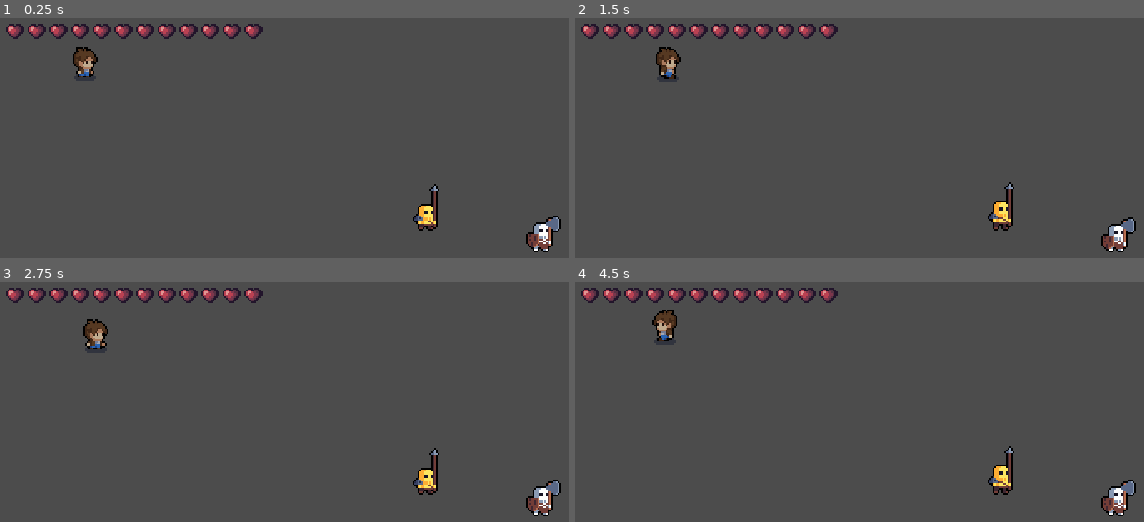
Above: before the commit, frames 1-4 (two rows, left to right).
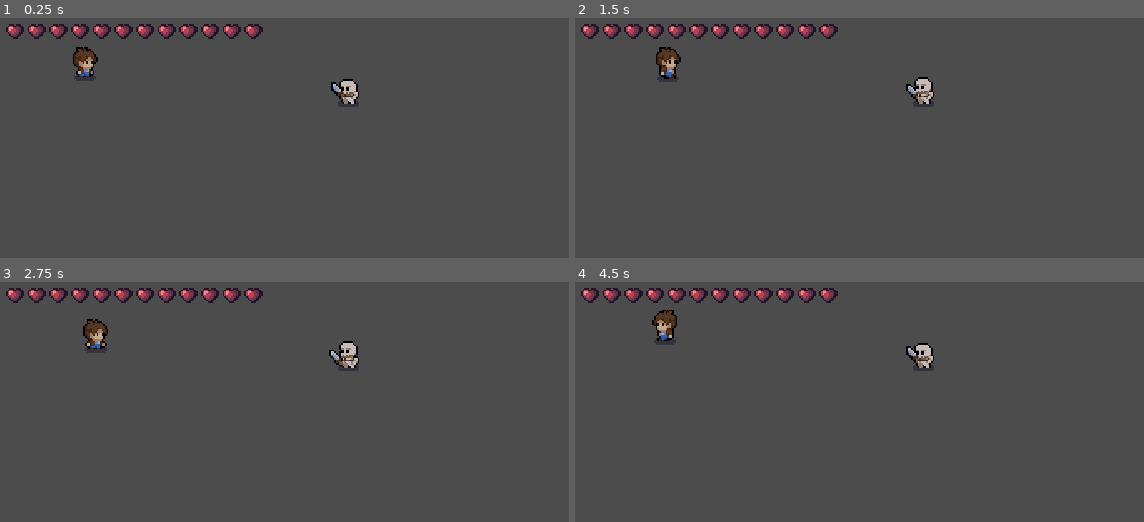
Above: after the commit, the same moments.

Repository: 0IUwUL/Crawlers-Of-The-Skeleton-Forest
Game: Godot game, scene res://World.tscn
The game is run twice, just before and just after one commit, with the same random seed, the same clock (stepped at 60 frames per second) and the same inputs.
Inputs:
- Up to frame 1 (0.25 s): no input
- Up to frame 2 (1.5 s): hold Right (ui_right) 0.53-1.28 s; tap Space (Attack) at 0.6, 1.35 s; hold Down (ui_down) from 1.28 s (still down)
- Up to frame 3 (2.75 s): release Down (ui_down) at 2.03 s; hold Right (ui_right) from 2.03 s (still down); tap Space (Attack) at 2.1 s
- Up to frame 4 (4.5 s): release Right (ui_right) at 2.78 s; hold Up (ui_up) 2.78-3.53 s; tap Space (Attack) at 2.85, 3.6, 4.35 s; hold Left (ui_left) from 3.53 s (still down)

The runs differ from the first frame. In frame 1, 1.5% of the frame differs, in the area x 58-99%, y 25-98%; in frame 2, 1.5%; in frame 3, 1.6%, in the area x 57-99%, y 24-98%; in frame 4, 1.6%.

Commit message:
fix: added missing hit animation on NPX

Diff:
--- a/NPC/Berserker.gd
+++ b/NPC/Berserker.gd
@@ -59,6 +59,7 @@
 func _on_Hurtbox_area_entered(area):
 	stats.health -= area.damage
 	knockback = area.knockback_vector * 80
+	hurtbox.create_hit_effect()
 
 func _on_Stats_no_health():
 	queue_free()
--- a/NPC/Lancer.gd
+++ b/NPC/Lancer.gd
@@ -59,6 +59,7 @@
 func _on_Hurtbox_area_entered(area):
 	stats.health -= area.damage
 	knockback = area.knockback_vector * 100
+	hurtbox.create_hit_effect()
 
 func _on_Stats_no_health():
 	queue_free()
--- a/NPC/Saber.gd
+++ b/NPC/Saber.gd
@@ -67,6 +67,7 @@
 func _on_Hurtbox_area_entered(area):
 	stats.health -= area.damage
 	knockback = area.knockback_vector * 100
+	hurtbox.create_hit_effect()
 
 func _on_Stats_no_health():
 	queue_free()
--- a/NPC/Skeleton.gd
+++ b/NPC/Skeleton.gd
@@ -59,6 +59,7 @@
 func _on_Hurtbox_area_entered(area):
 	stats.health -= area.damage
 	knockback = area.knockback_vector * 110
+	hurtbox.create_hit_effect()
 
 func _on_Stats_no_health():
 	queue_free()
--- a/World.tscn
+++ b/World.tscn
@@ -1,8 +1,7 @@
-[gd_scene load_steps=5 format=2]
+[gd_scene load_steps=4 format=2]
 
 [ext_resource path="res://Player/Player.tscn" type="PackedScene" id=1]
-[ext_resource path="res://NPC/Lancer.tscn" type="PackedScene" id=2]
-[ext_resource path="res://NPC/Berserker.tscn" type="PackedScene" id=3]
+[ext_resource path="res://NPC/Skeleton.tscn" type="PackedScene" id=2]
 [ext_resource path="res://UI/HealthUI.tscn" type="PackedScene" id=4]
 
 [node name="World" type="YSort"]
@@ -16,14 +15,8 @@
 
 [node name="Lancer" type="YSort" parent="YSort"]
 
-[node name="Lancer" parent="YSort/Lancer" instance=ExtResource( 2 )]
-position = Vector2( 261, 127 )
-
 [node name="Skeletons" type="YSort" parent="YSort"]
 position = Vector2( 140, 17 )
-
-[node name="Berserker" parent="YSort/Skeletons" instance=ExtResource( 3 )]
-position = Vector2( 191, 123 )
 
 [node name="HealthUI" parent="." instance=ExtResource( 4 )]
 margin_left = 8.0
@@ -31,4 +24,7 @@
 margin_right = 155.0
 margin_bottom = 27.0
 
+[node name="Skeleton" parent="." instance=ExtResource( 2 )]
+position = Vector2( 214, 54 )
+
 [editable path="HealthUI"]
